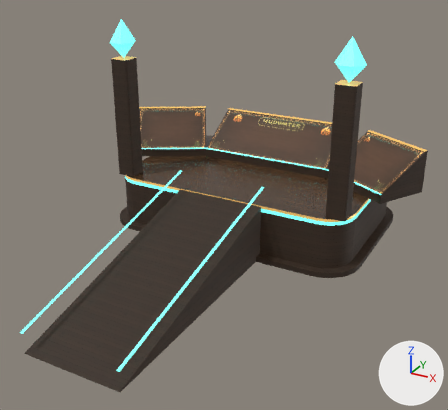
Renders of the glTF model mwm_tower_t.glb from each side of a commit.
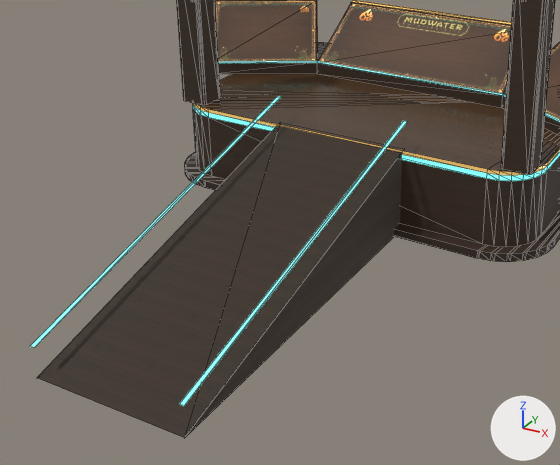
There are two pictures of each version: one whole from a 50 mm lens placed at (15.7, -32.8, 16.8), pointed at (1.3, -6.5, 3.7), one close up on the part from 0% to 81% of the width and 26% to 100% of the height. Arrows for +X, +Y and +Z are at lower right; the lights stay in place. The first two pictures are the older version. The close-ups show mesh edges as thin lines. Vertices at exactly the same position are counted once.

Names of what the first close-up shows: 'mwx_tower_t'.
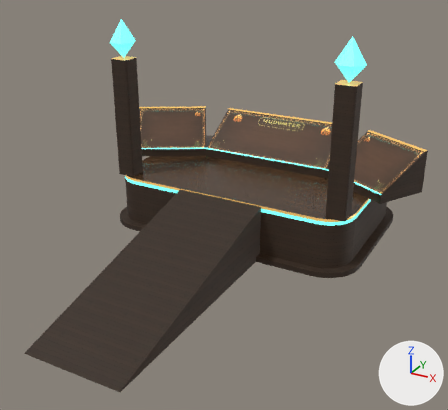
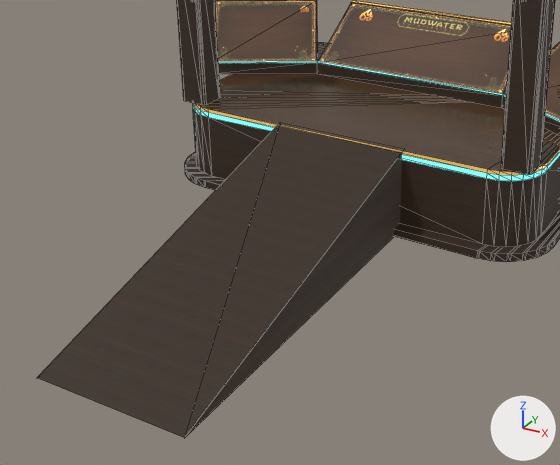
The change in detail:
me_mesh_0 is used by ob_mwx_tower_t; location (0.0, 0.0, 0.0).
me_mesh_0 had 358 vertices, 512 faces and spanned x -9.8..9.8, y -17.5..5.6, z 0.0..12.4.
me_mesh_0 now has 350 vertices, 508 faces and spans x -9.8..9.8, y -17.5..5.6, z 0.0..12.4.
me_mesh_0 part 1: the loose piece of 4 vertices spanning x 2.5..2.7, y -17.5..-4.5, z 1.1..4.2 is deleted.
me_mesh_0 part 2: the loose piece of 4 vertices spanning x -2.7..-2.5, y -17.5..-4.5, z 1.1..4.2 is deleted.

What differs and where, as boxes (x1, y1, x2, y2) in the close-ups (560 x 465 px):
'mwx_tower_t', reshaped: before (31, 0, 560, 438); after (37, 0, 560, 438)
part 1 of me_mesh_0, deleted: before (180, 121, 407, 406)
part 2 of me_mesh_0, deleted: before (31, 96, 281, 347)
